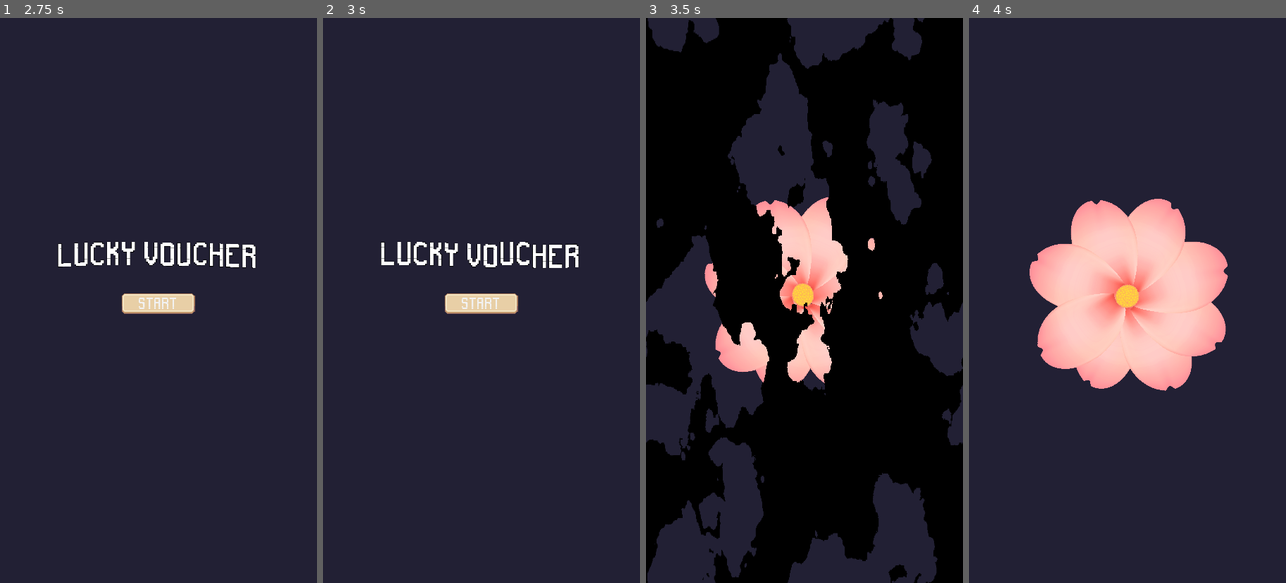
Above: before the commit, frames 1-4 (left to right).
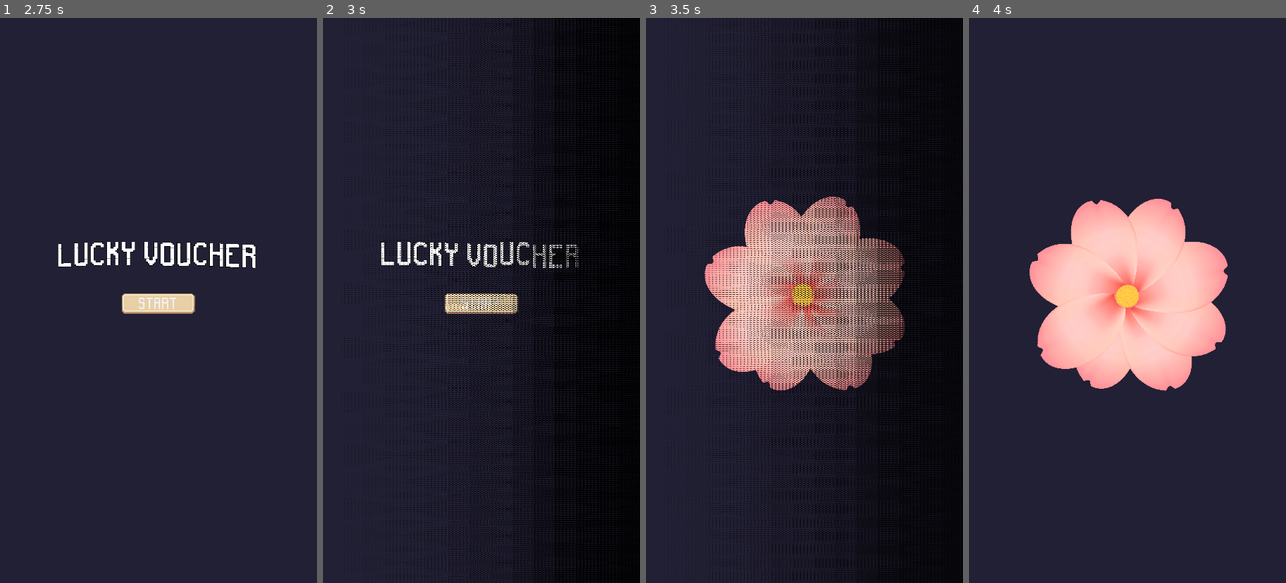
Above: after the commit, the same moments.

Repository: yv0503/DoesSheLovesMe
Game: Godot game, scene res://scenes/tcsn/loading.tscn
Two runs of this game, one before a commit and one after it. Both use one fixed random seed, a clock stepped at 60 frames per second and the inputs below.
Inputs (mouse positions are in pixels of both pictures, inside the frame that each line leads up to):
- Up to frame 1 (2.75 s): no input
- Up to frame 2 (3 s): click "Start" at 2.75 s
- Up to frame 3 (3.5 s): no input
- Up to frame 4 (4 s): click (1111, 345) at 3.5 s

Frame 1 is identical in both runs. In frame 2, 37% of the frame differs, in the area x 6-100%, y 0-100%; in frame 3, 56%, in the area x 0-100%, y 0-100%; in frame 4, nothing differs.

Commit message:
Rework transitions

Diff:
--- /dev/null
+++ b/exports/lovemenot.manifest.json
@@ -0,0 +1 @@
+{"background_color":"#000000","display":"browser","icons":[{"sizes":"144x144","src":"lovemenot.144x144.png","type":"image/png"},{"sizes":"180x180","src":"lovemenot.180x180.png","type":"image/png"},{"sizes":"512x512","src":"lovemenot.512x512.png","type":"image/png"}],"name":"lovemenot","orientation":"any","start_url":"./lovemenot.html"}
--- a/scenes/scripts/http_request.gd
+++ b/scenes/scripts/http_request.gd
@@ -1,6 +1,6 @@
 extends Node2D
 
-var url = "" #Insert Api
+var url = "" #Insert url
 @onready var http_request = $HTTPRequest
 
 func _ready() -> void:
--- a/scenes/tcsn/loser.tscn
+++ b/scenes/tcsn/loser.tscn
@@ -42,6 +42,7 @@
 [node name="loser" type="Node2D"]
 
 [node name="background" parent="." instance=ExtResource("1_2i3sw")]
+position = Vector2(-32, -16)
 
 [node name="Label" type="Label" parent="."]
 material = SubResource("ShaderMaterial_3uw57")
@@ -63,6 +64,7 @@
 
 [node name="Jokes" type="Label" parent="Label"]
 material = SubResource("ShaderMaterial_vtfxy")
+layout_mode = 0
 offset_left = 115.0
 offset_top = 355.0
 offset_right = 943.0
--- a/scenes/tcsn/qr_code.tscn
+++ b/scenes/tcsn/qr_code.tscn
@@ -22,6 +22,8 @@
 offset_top = 588.0
 offset_right = 1079.0
 offset_bottom = 763.0
+grow_horizontal = 2
+pivot_offset = Vector2(542, 85)
 label_settings = ExtResource("2_g87b8")
 horizontal_alignment = 1
 vertical_alignment = 1
--- a/scenes/tcsn/transition.tscn
+++ b/scenes/tcsn/transition.tscn
@@ -1,7 +1,8 @@
-[gd_scene load_steps=11 format=3 uid="uid://lo18i5qe0rsb"]
+[gd_scene load_steps=9 format=3 uid="uid://lo18i5qe0rsb"]
 
 [ext_resource type="Script" path="res://scenes/scripts/transition.gd" id="1_wslii"]
 [ext_resource type="Shader" path="res://scenes/shaders/transition.gdshader" id="2_g41n0"]
+[ext_resource type="Texture2D" uid="uid://8uts0hft224y" path="res://sprites/noise_mesh.png" id="3_iyu3r"]
 
 [sub_resource type="Animation" id="Animation_b5vmm"]
 length = 0.001
@@ -127,7 +128,7 @@
 tracks/0/interp = 1
 tracks/0/loop_wrap = true
 tracks/0/keys = {
-"times": PackedFloat32Array(0.0333333, 1),
+"times": PackedFloat32Array(0.0333333, 0.5),
 "transitions": PackedFloat32Array(1, 1),
 "update": 0,
 "values": [Color(0.956863, 0.87451, 1, 1), Color(0.811765, 0.764706, 0.690196, 0)]
@@ -139,7 +140,7 @@
 tracks/1/interp = 1
 tracks/1/loop_wrap = true
 tracks/1/keys = {
-"times": PackedFloat32Array(0, 0.5, 1),
+"times": PackedFloat32Array(0, 0.166667, 0.5),
 "transitions": PackedFloat32Array(1, 1, 1),
 "update": 0,
 "values": [0.0, 0.5, 1.1]
@@ -163,7 +164,7 @@
 tracks/3/interp = 1
 tracks/3/loop_wrap = true
 tracks/3/keys = {
-"times": PackedFloat32Array(0.5, 0.766667),
+"times": PackedFloat32Array(0.0333333, 0.5),
 "transitions": PackedFloat32Array(1, 3.03143),
 "update": 0,
 "values": [Color(0, 0, 0, 1), Color(0, 0, 0, 0.541176)]
@@ -188,27 +189,13 @@
 "fade_to_normal": SubResource("Animation_3nwv3")
 }
 
-[sub_resource type="Gradient" id="Gradient_j1fwj"]
-
-[sub_resource type="FastNoiseLite" id="FastNoiseLite_yh3ly"]
-noise_type = 2
-frequency = 0.0067
-
-[sub_resource type="NoiseTexture2D" id="NoiseTexture2D_spqvf"]
-generate_mipmaps = false
-seamless = true
-seamless_blend_skirt = 0.341
-normalize = false
-color_ramp = SubResource("Gradient_j1fwj")
-noise = SubResource("FastNoiseLite_yh3ly")
-
 [sub_resource type="ShaderMaterial" id="ShaderMaterial_f3eht"]
 shader = ExtResource("2_g41n0")
 shader_parameter/dissolve_state = 0.0
 shader_parameter/target_color = Color(1, 1, 1, 1)
 shader_parameter/replace_color = Color(1, 0.705882, 0.772549, 0.690196)
 shader_parameter/tolerance = 1.0
-shader_parameter/dissolve_pattern = SubResource("NoiseTexture2D_spqvf")
+shader_parameter/dissolve_pattern = ExtResource("3_iyu3r")
 
 [node name="CanvasLayer" type="CanvasLayer"]
 script = ExtResource("1_wslii")
Not shown, changed: export_presets.cfg
Not shown, added: exports/lovemenot.144x144.png.import
Not shown, added: exports/lovemenot.180x180.png.import
Not shown, added: exports/lovemenot.512x512.png.import
Not shown, changed: exports/lovemenot.apple-touch-icon.png.import
Not shown, changed: exports/lovemenot.icon.png.import
Not shown, changed: exports/lovemenot.png.import
Binary file added: sprites/noise_mesh.png
Not shown, added: sprites/noise_mesh.png.import
Not shown, added: exports/index.html
Not shown, added: exports/lovemenot.144x144.png
Not shown, added: exports/lovemenot.180x180.png
(and 9 more such lines)
